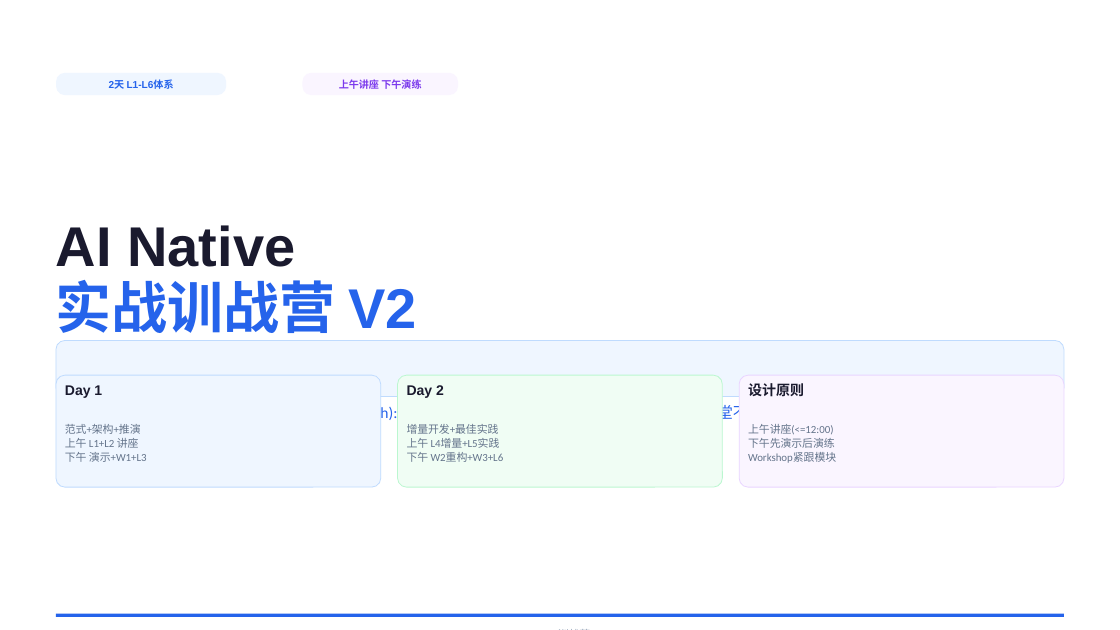
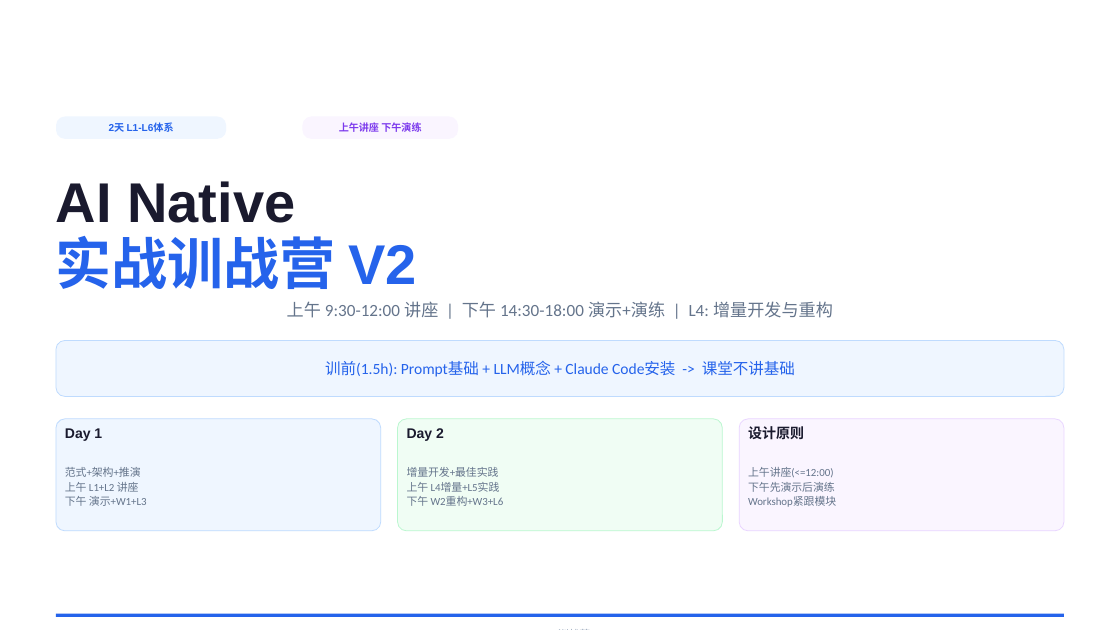
Before and after one commit to JungleTestLabs/ai-coding-training, a slide deck: slide 1 of docs/AI-Native-训战营-介绍与日程.pptx. Drawn at 1120x630 pixels with LibreOffice and Linux fonts; fonts in the diff are those of the drawing. Boxes give left, top, right and bottom in pixels: in the first picture for what was removed or moved away, otherwise in the second. Text is boxed around its words. In the diff, an @@ line names an element or a change of style, - is before the commit and + after.

```diff
--- a/docs/AI-Native-训战营-介绍与日程.pptx
+++ b/docs/AI-Native-训战营-介绍与日程.pptx
@@ 3 texts moved together from (x1=56, y1=225, x2=795, y2=423) to (x1=56, y1=181, x2=795, y2=377) @@
@@ text added at (x1=287, y1=301, x2=833, y2=318), 11 pt, text #64748B @@
+上午 9:30-12:00 讲座 | 下午 14:30-18:00 演示+演练 | L4: 增量开发与重构
@@ 8 texts, 5 rounded rectangles moved together from (x1=56, y1=73, x2=1064, y2=487) to (x1=56, y1=116, x2=1064, y2=531) @@
```
Also in this commit, not shown: 5 other slides changed.
